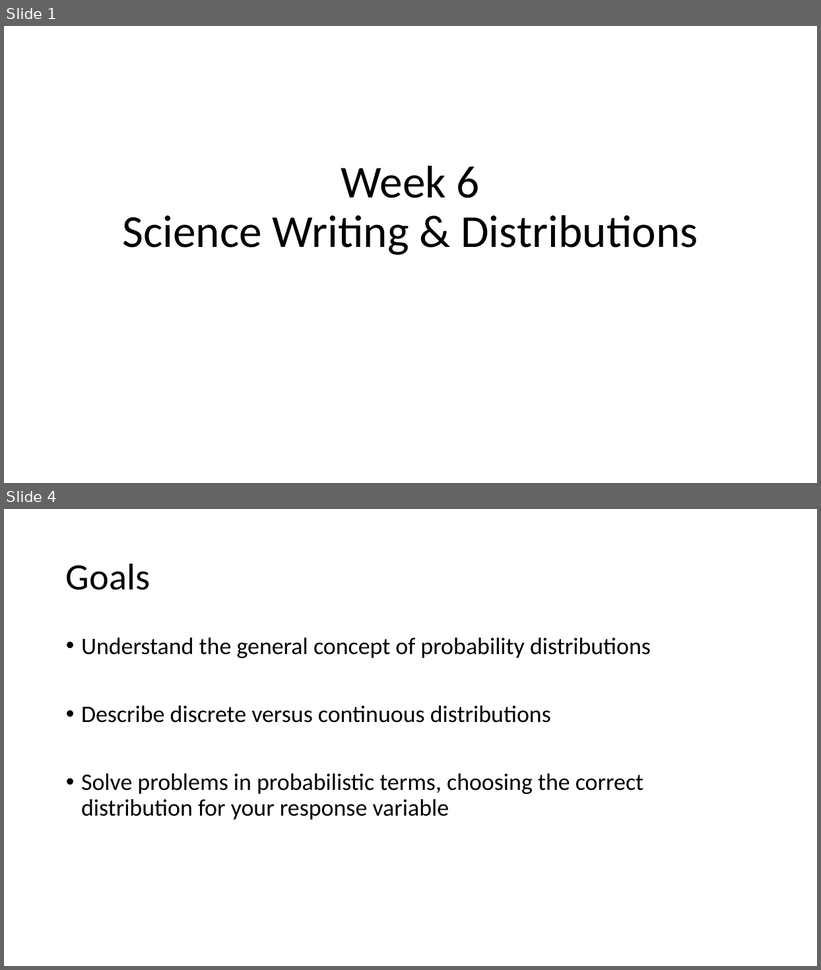
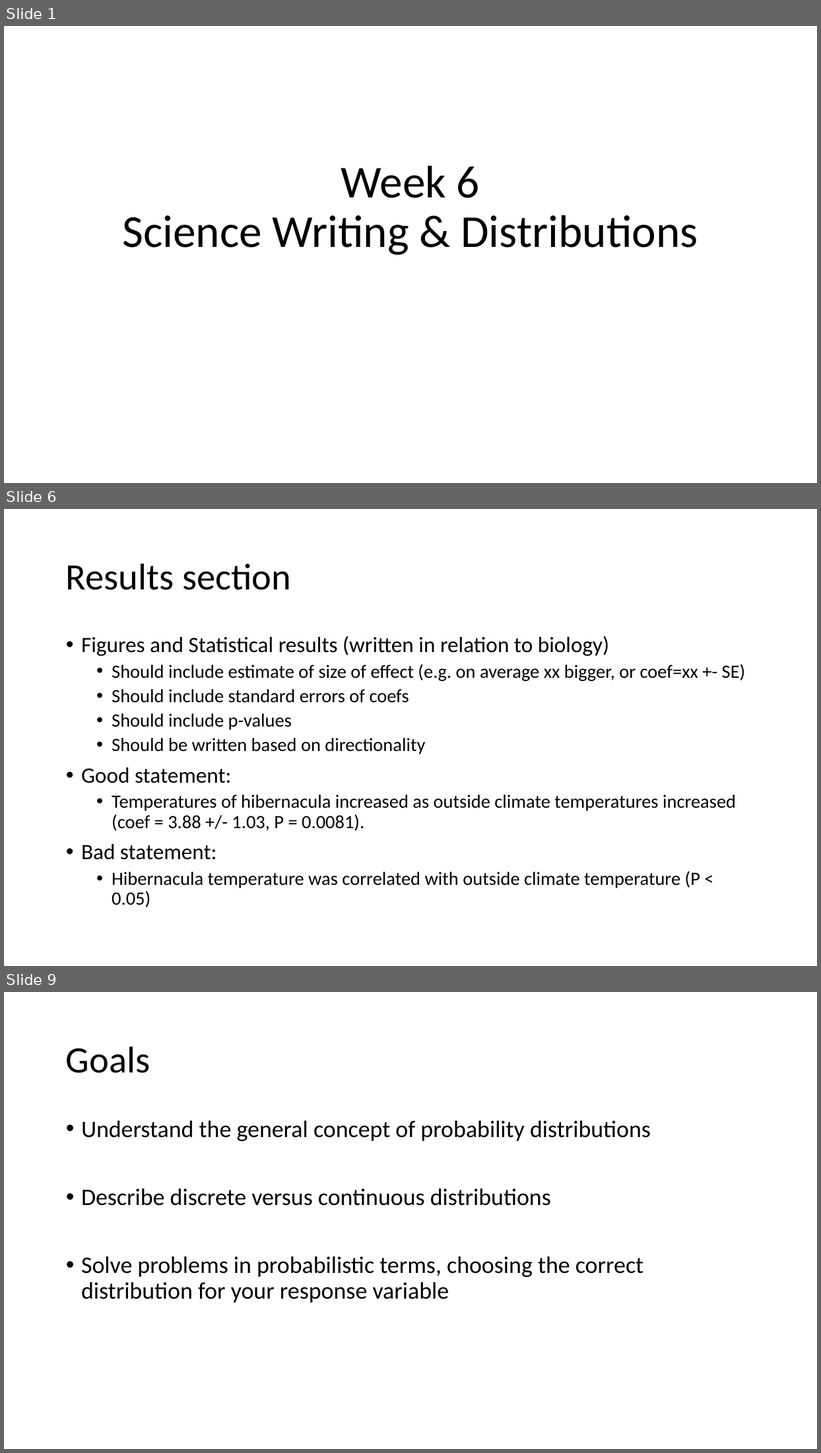
Before and after one commit to DataInvestigations/class_materials, a slide deck: lectures/le10_distributions/le10_distributions.pptx. Shown one above the other, each under a label of ours: slides 1 and 4 before the commit, slides 1, 6 and 9 after it; the slides between them are not shown. The pictures are 821x970 and 821x1453 pixels, drawn with LibreOffice and Linux fonts; fonts in the diff are those of the drawing. Boxes give left, top, right and bottom in pixels: in the first picture for what was removed or moved away, otherwise in the second. Text is boxed around its words. In the diff, an @@ line names an element or a change of style, - is before the commit and + after.

```diff
--- a/lectures/le10_distributions/le10_distributions.pptx
+++ b/lectures/le10_distributions/le10_distributions.pptx
@@ slide 6 added at [4,509,817,966], background #FFFFFF @@
@@ title added at [66,563,291,590], 44 pt, text #000000 @@
+Results section
@@ text added at [81,636,746,908], 22.2 pt, text #000000 @@
+• Figures and Statistical results (written in relation to biology)
+  • Should include estimate of size of effect (e.g. on average xx bigger, or coef=xx +- SE)
+  • Should include standard errors of coefs
+  • Should include p-values
+  • Should be written based on directionality
+• Good statement:
+  • Temperatures of hibernacula increased as outside climate temperatures increased (coef = 3.88 +/- 1.03, P = 0.0081).
+• Bad statement:
+  • Hibernacula temperature was correlated with outside climate temperature (P < 0.05)
@@ what was slide 4 is now slide 9 @@
```
Also in this commit, not shown: 7 slides changed, 4 other slides added, 4 other files.
